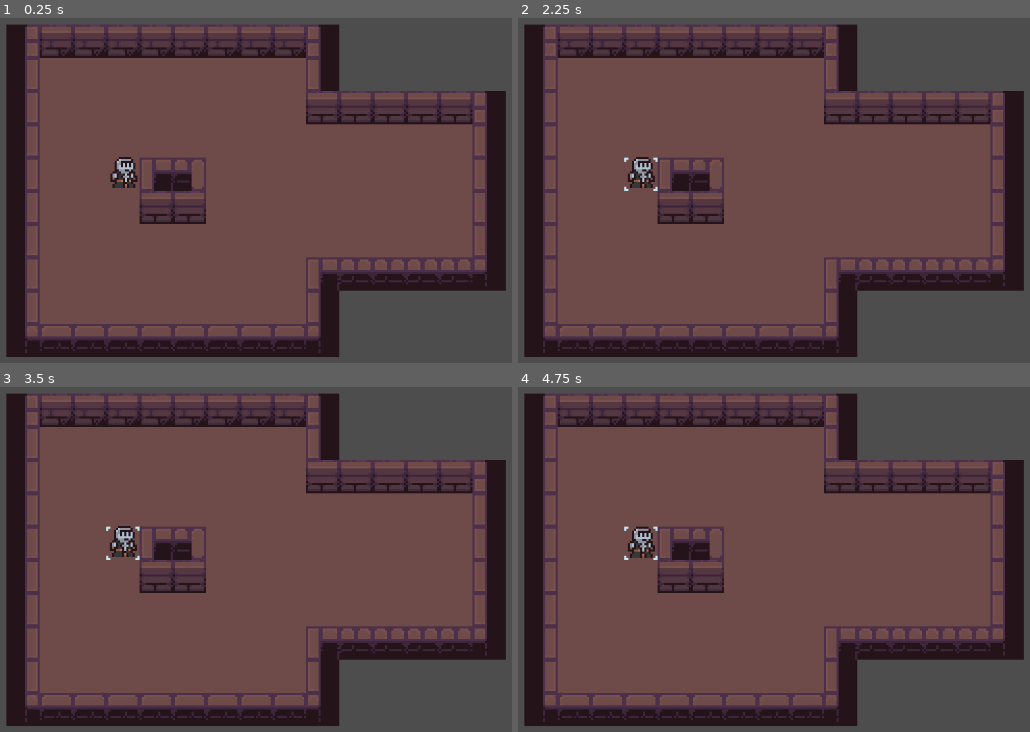
Above: before the commit, frames 1-4 (two rows, left to right).
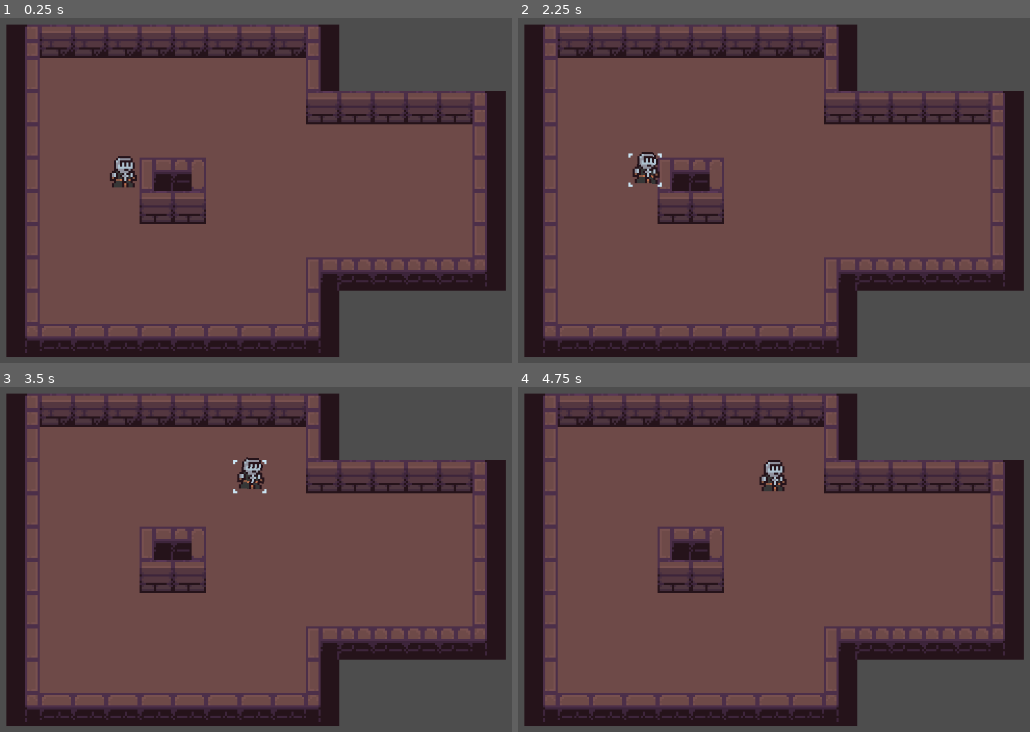
Above: after the commit, the same moments.

Repository: GoldenCodeRam/Godot-2DTest2
Game: Godot game, scene res://scenes/world.tscn
Two runs of this game, one before a commit and one after it. Both use one fixed random seed, a clock stepped at 60 frames per second and the inputs below.
Inputs (mouse positions are in pixels of both pictures, inside the frame that each line leads up to):
- Up to frame 1 (0.25 s): no input
- Up to frame 2 (2.25 s): tap Enter at 0.5 s; move the mouse to (640, 173) at 0.52 s; click (640, 173) at 0.67 s; move the mouse to (548, 228) at 1.27 s; click (548, 228) at 1.42 s; move the mouse to (789, 107) at 2.02 s; click (789, 107) at 2.17 s
- Up to frame 3 (3.5 s): move the mouse to (148, 666) at 2.77 s; click (148, 666) at 2.92 s
- Up to frame 4 (4.75 s): move the mouse to (948, 642) at 3.52 s; click (948, 642) at 3.67 s; tap Escape at 4.15 s; move the mouse to (outside the picture) at 4.27 s; click (outside the picture) at 4.42 s

The runs differ from the first frame. In frame 1, 0.2% of the frame differs, in the area x 21-27%, y 40-50%; in frame 2, 0.5%; in frame 3, 0.8%, in the area x 20-53%, y 20-51%; in frame 4, 0.8%.
Error before the commit: Invalid call. Nonexistent function 'queue_free' in base 'Nil'. (res://components/movement_component.gd:18)

Commit message:
feat: improves code redability and other functions.

Diff:
--- /dev/null
+++ b/components/animation_component.gd
@@ -0,0 +1 @@
+class_name AnimationComponent extends Node2D
--- a/components/movement_component.gd
+++ b/components/movement_component.gd
@@ -1,6 +1,15 @@
 class_name MovementComponent extends Node2D
 
-@onready var parent = get_parent()
+@onready var parent: Entity = get_parent()
+
+enum Status {
+	IDLE,
+	MOVING,
+}
+
+signal _on_status_changed(status: Status)
+
+var status: Status = Status.IDLE
 
 var path_to_follow: Array = []
 var current_target_grid_position = null
@@ -9,19 +18,19 @@
 var movement_indicator_component = null
 
 func _ready():
+	print("Init movement component")
 	movement_indicator_component = MovementIndicatorComponent.new()
 	add_child(movement_indicator_component)
+	print(movement_indicator_component)
 
 func _input(event):
-	if event is InputEventMouseButton and event.button_index == 1:
+	if event is InputEventMouseButton and event.button_index == MOUSE_BUTTON_LEFT:
 		if event.is_pressed():
-			movement_indicator_component.queue_free()
-			movement_indicator_component = null
-
-			path_to_follow = GlobalAStarGrid.get_grid_path(
-				GlobalAStarGrid.global_position_to_grid_position(parent.global_position),
-				GlobalAStarGrid.get_mouse_grid_position()
-			)
+			if status == Status.IDLE:
+				path_to_follow = GlobalAStarGrid.get_grid_path(
+					GlobalAStarGrid.global_position_to_grid_position(parent.global_position),
+					GlobalAStarGrid.get_mouse_grid_position()
+				)
 
 func _physics_process(_delta: float):
 	# Reached the current target
@@ -33,21 +42,30 @@
 		current_target_grid_position = null
 		current_target_global_position = null
 
-		# If the path to follow is empty, let the movement indicator component
-		# start again.
+		# The movement component has reached its current target, and the path array
+		# is empty. It has reached its destination.
 		if path_to_follow.is_empty():
+			status = Status.IDLE
+			_on_status_changed.emit(status)
+
 			movement_indicator_component = MovementIndicatorComponent.new()
 			add_child(movement_indicator_component)
 
+	# The movement component hasn't reached the current target, if it has one.
 	if current_target_grid_position:
-		parent.test()
+		status = Status.MOVING
+		_on_status_changed.emit(status)
+
+		if movement_indicator_component:
+			movement_indicator_component.queue_free()
+			movement_indicator_component = null
 
 		parent.global_position = parent.global_position.move_toward(
 			current_target_global_position,
 			1
 		)
-
-
+	# The movement component has reached its current target, and its going to
+	# select the next target in the path array.
 	elif !path_to_follow.is_empty():
 		current_target_grid_position = path_to_follow[0]
 		current_target_global_position = GlobalAStarGrid.grid_position_to_global_position(current_target_grid_position)
--- a/scenes/entity_manager.gd
+++ b/global/entity_manager.gd
@@ -8,3 +8,9 @@
 	set(value):
 		selected_entity = value
 		selected_entity_changed.emit(selected_entity)
+
+func _input(event):
+	if event is InputEventKey and event.is_pressed():
+		match (event.keycode):
+			KEY_ESCAPE:
+				selected_entity = null
--- a/project.godot
+++ b/project.godot
@@ -17,7 +17,7 @@
 
 [autoload]
 
-EntityManager="*res://scenes/entity_manager.gd"
+EntityManager="*res://global/entity_manager.gd"
 GlobalAStarGrid="*res://scenes/global_a_star_grid.tscn"
 
 [input]
--- a/scenes/entity.gd
+++ b/scenes/entity.gd
@@ -2,8 +2,7 @@
 
 var grid_position: Vector2i = Vector2i(-2, -1)
 
-func test():
-	$animation_tree["parameters/playback"].travel("walk")
+var movement_component: MovementComponent = null
 
 func _ready():
 	# Spawn entity initial position
@@ -12,11 +11,20 @@
 func entity_selected():
 	EntityManager.selected_entity = self
 
-	add_child(MovementComponent.new())
+	if !movement_component:
+		movement_component = MovementComponent.new()
+		movement_component._on_status_changed.connect(_on_movement_component_status_changed)
+		add_child(movement_component)
 
 	if !EntityManager.selected_entity_changed.is_connected(_on_entity_manager_entity_changed):
 		EntityManager.selected_entity_changed.connect(_on_entity_manager_entity_changed)
 
+func _on_movement_component_status_changed(status: MovementComponent.Status):
+	match(status):
+		MovementComponent.Status.MOVING:
+			$animation_component/animation_tree["parameters/playback"].travel("walk")
+		MovementComponent.Status.IDLE:
+			$animation_component/animation_tree["parameters/playback"].travel("idle")
 
 func _on_entity_manager_entity_changed(entity: Entity):
 	# As the entity is null, deselect
@@ -26,5 +34,7 @@
 		($selector_component as SelectorComponent).deselect()
 		EntityManager.selected_entity_changed.disconnect(_on_entity_manager_entity_changed)
 
-		if $movement_component:
-			remove_child($movement_component)
+		if movement_component:
+			movement_component.queue_free()
+			remove_child(movement_component)
+			movement_component = null
--- a/scenes/entity.tscn
+++ b/scenes/entity.tscn
@@ -13,7 +13,7 @@
 tracks/0/type = "value"
 tracks/0/imported = false
 tracks/0/enabled = true
-tracks/0/path = NodePath("sprite:position")
+tracks/0/path = NodePath("animation_component/sprite:position")
 tracks/0/interp = 1
 tracks/0/loop_wrap = true
 tracks/0/keys = {
@@ -25,7 +25,7 @@
 tracks/1/type = "value"
 tracks/1/imported = false
 tracks/1/enabled = true
-tracks/1/path = NodePath("sprite:rotation")
+tracks/1/path = NodePath("animation_component/sprite:rotation")
 tracks/1/interp = 1
 tracks/1/loop_wrap = true
 tracks/1/keys = {
@@ -42,19 +42,19 @@
 tracks/0/type = "value"
 tracks/0/imported = false
 tracks/0/enabled = true
-tracks/0/path = NodePath("sprite:position")
-tracks/0/interp = 2
+tracks/0/path = NodePath("animation_component/sprite:position")
+tracks/0/interp = 1
 tracks/0/loop_wrap = true
 tracks/0/keys = {
 "times": PackedFloat32Array(0, 0.3, 0.6, 0.9),
 "transitions": PackedFloat32Array(1, 1, 1, 1),
 "update": 0,
-"values": [Vector2(-0.5, 0), Vector2(0, -0.5), Vector2(0.5, 0), Vector2(0, -0.5)]
+"values": [Vector2(-1, 0), Vector2(0, -1), Vector2(1, 0), Vector2(0, -1)]
 }
 tracks/1/type = "value"
 tracks/1/imported = false
 tracks/1/enabled = true
-tracks/1/path = NodePath("sprite:rotation")
+tracks/1/path = NodePath("animation_component/sprite:rotation")
 tracks/1/interp = 1
 tracks/1/loop_wrap = true
 tracks/1/keys = {
@@ -71,26 +71,26 @@
 tracks/0/type = "value"
 tracks/0/imported = false
 tracks/0/enabled = true
-tracks/0/path = NodePath("sprite:position")
+tracks/0/path = NodePath("animation_component/sprite:position")
 tracks/0/interp = 1
 tracks/0/loop_wrap = true
 tracks/0/keys = {
 "times": PackedFloat32Array(0, 0.3, 0.6, 0.9),
 "transitions": PackedFloat32Array(1, 1, 1, 1),
 "update": 0,
-"values": [Vector2(0, 0), Vector2(0, -2), Vector2(0, 0), Vector2(0, -2)]
+"values": [Vector2(0, 0), Vector2(0, -4), Vector2(0, 0), Vector2(0, -4)]
 }
 tracks/1/type = "value"
 tracks/1/imported = false
 tracks/1/enabled = true
-tracks/1/path = NodePath("sprite:rotation")
+tracks/1/path = NodePath("animation_component/sprite:rotation")
 tracks/1/interp = 1
 tracks/1/loop_wrap = true
 tracks/1/keys = {
 "times": PackedFloat32Array(0, 0.3, 0.6, 0.9),
 "transitions": PackedFloat32Array(1, 1, 1, 1),
 "update": 0,
-"values": [0.0, 0.0872665, 0.0, -0.0872665]
+"values": [0.0, 0.174533, 0.0, -0.174533]
 }
 
 [sub_resource type="AnimationLibrary" id="AnimationLibrary_u1mmj"]
@@ -122,14 +122,6 @@
 [node name="entity" type="Node2D"]
 script = ExtResource("1_pb84o")
 
-[node name="sprite" type="Sprite2D" parent="."]
-texture_filter = 1
-position = Vector2(-1, 0)
-rotation = -0.0872665
-texture = ExtResource("1_awu7r")
-region_enabled = true
-region_rect = Rect2(96, 32, 16, 16)
-
 [node name="selector_component" parent="." node_paths=PackedStringArray("selector_sprite", "collision_shape") instance=ExtResource("3_hptlo")]
 selector_sprite = NodePath("sprite")
 collision_shape = NodePath("collision_shape_2d")
@@ -142,12 +134,24 @@
 [node name="collision_shape_2d" type="CollisionShape2D" parent="selector_component"]
 shape = SubResource("RectangleShape2D_gy8y0")
 
-[node name="animation_player" type="AnimationPlayer" parent="."]
+[node name="animation_component" type="Node2D" parent="."]
+
+[node name="sprite" type="Sprite2D" parent="animation_component"]
+texture_filter = 1
+position = Vector2(-1, 0)
+rotation = -0.0872665
+texture = ExtResource("1_awu7r")
+region_enabled = true
+region_rect = Rect2(96, 32, 16, 16)
+
+[node name="animation_player" type="AnimationPlayer" parent="animation_component"]
+root_node = NodePath("../..")
 libraries = {
 "": SubResource("AnimationLibrary_u1mmj")
 }
 
-[node name="animation_tree" type="AnimationTree" parent="."]
+[node name="animation_tree" type="AnimationTree" parent="animation_component"]
+root_node = NodePath("../..")
 libraries = {
 "": SubResource("AnimationLibrary_u1mmj")
 }
